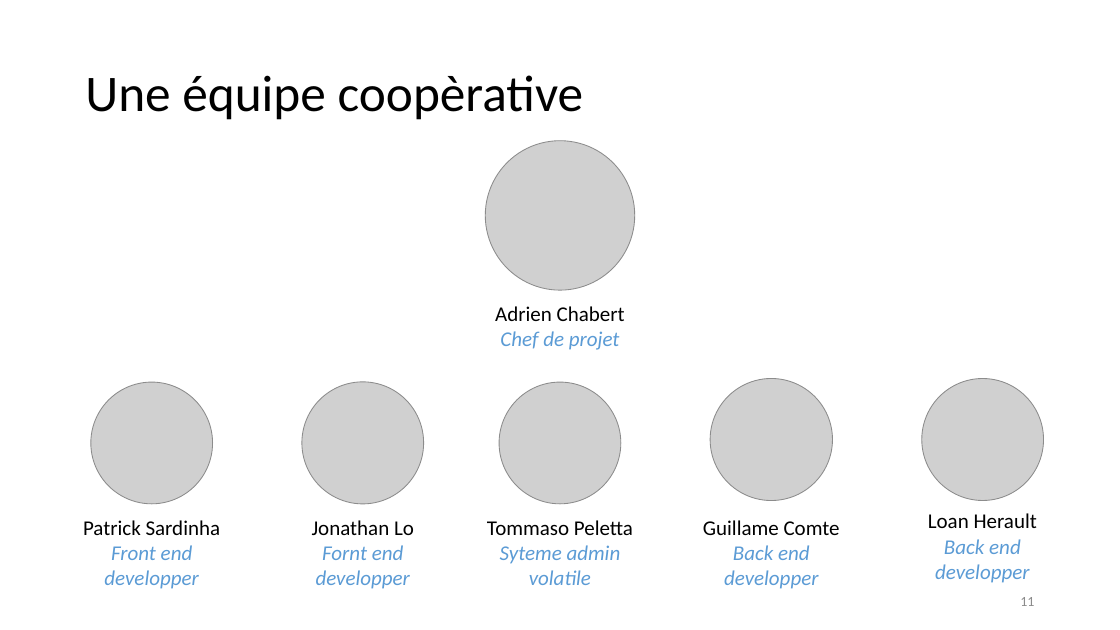
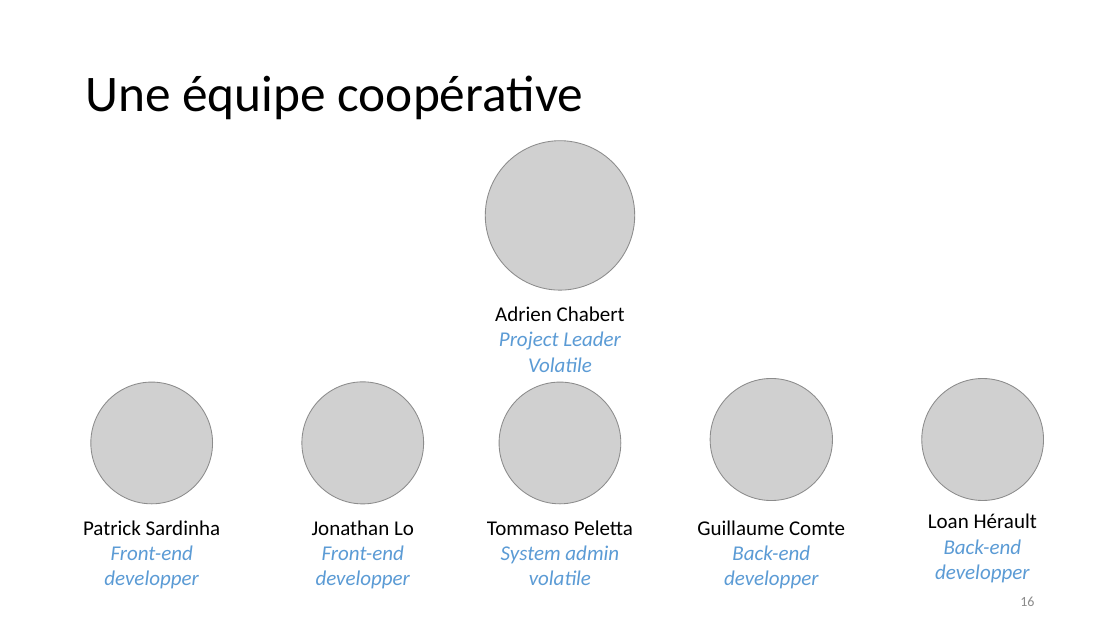
Before and after one commit to unige-pinfo-2019/PInfo1, a slide deck: slide 16 of Docs/UNIbay_DeskPitch.pptx (slide 11 before the commit). Drawn at 1120x630 pixels with LibreOffice and Linux fonts; fonts in the diff are those of the drawing; grey boxes stand for pictures. Boxes give left, top, right and bottom in pixels: in the first picture for what was removed or moved away, otherwise in the second. Text is boxed around its words. In the diff, an @@ line names an element or a change of style, - is before the commit and + after.

```diff
--- a/Docs/UNIbay_DeskPitch.pptx
+++ b/Docs/UNIbay_DeskPitch.pptx
@@ title at <box>85,75,584,120</box>: text changed @@
-Une équipe coopèrative
+Une équipe coopérative
@@ text at <box>499,331,621,372</box>: text changed @@
-Chef de projet
+Project Leader
+Volatile
@@ text at <box>697,520,845,589</box>: text changed @@
-Guillame Comte
-Back end developper
+Guillaume Comte
+Back-end developper
@@ text at <box>928,513,1037,583</box>: text changed @@
-Loan Herault
-Back end developper
+Loan Hérault
+Back-end developper
@@ text at <box>104,545,198,589</box>: text changed @@
-Front end developper
+Front-end developper
@@ text at <box>316,545,410,589</box>: text changed @@
-Fornt end developper
+Front-end developper
@@ text at <box>501,545,619,564</box>: text changed @@
-Syteme admin
+System admin
@@ page number at <box>1020,597,1034,606</box>: text changed @@
-11
+16
```
Also in this commit, not shown: 9 other slides changed, 7 slides added, 1 slide removed.
